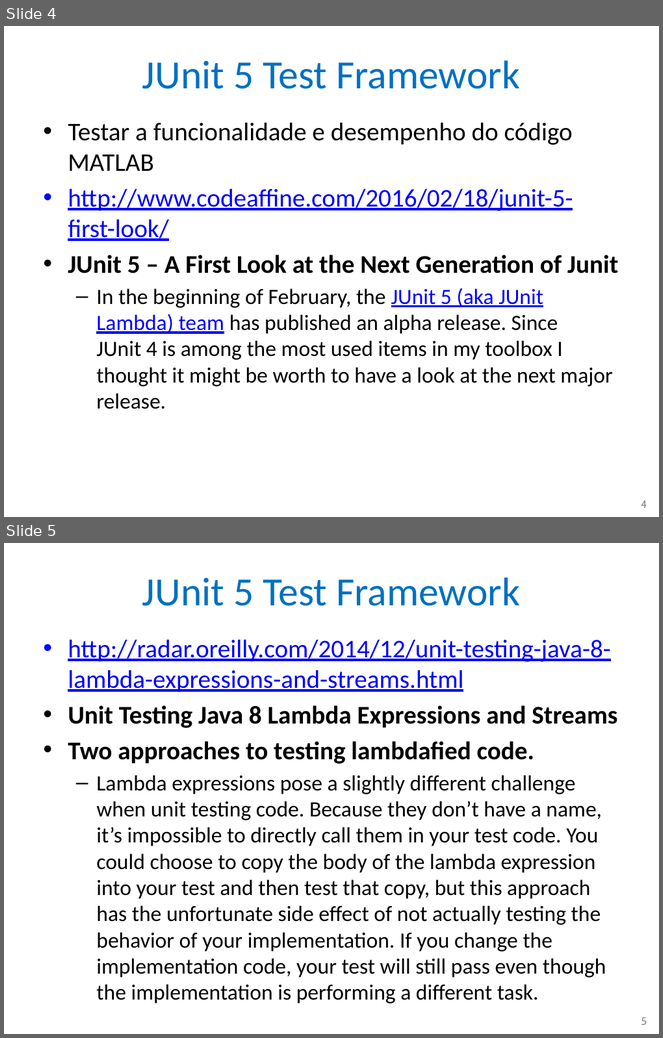
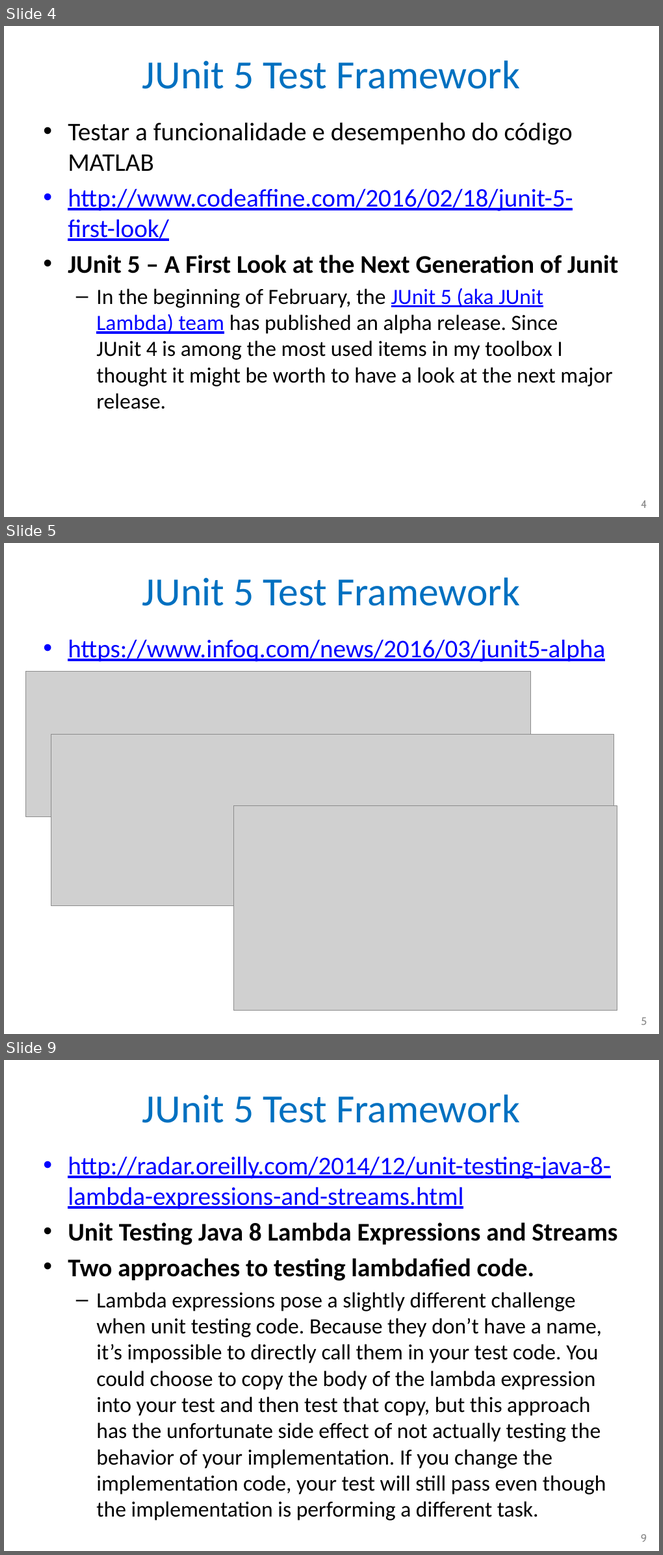
Before and after one commit to nascimentolwtn/INPE-CAP-385_DesenvolvimentoFrameworks, a slide deck: CAP385-00-Presentations/02-JUnit 5/02-JUnit 5.pptx. Shown one above the other, each under a label of ours: slides 4 and 5 before the commit, slides 4, 5 and 9 after it; the slides between them are not shown. The pictures are 663x1038 and 663x1555 pixels, drawn with LibreOffice and Linux fonts; fonts in the diff are those of the drawing; grey boxes stand for pictures. Boxes give left, top, right and bottom in pixels: in the first picture for what was removed or moved away, otherwise in the second. Text is boxed around its words. In the diff, an @@ line names an element or a change of style, - is before the commit and + after.

```diff
--- a/CAP385-00-Presentations/02-JUnit 5/02-JUnit 5.pptx
+++ b/CAP385-00-Presentations/02-JUnit 5/02-JUnit 5.pptx
@@ slide 5 added at [4,543,659,1034], background #FFFFFF @@
@@ title added at [142,577,520,606], 44 pt, text #0070C0 @@
+JUnit 5 Test Framework
@@ text added at [68,639,605,662], 28 pt, text #0000FF, underline @@
+• https://www.infoq.com/news/2016/03/junit5-alpha
@@ picture added at [26,672,531,817] @@
@@ picture added at [51,734,614,906] @@
@@ picture added at [233,806,617,1011] @@
@@ page number added at [641,1017,647,1025], 12 pt, text #8C8C8C @@
+5
@@ what was slide 5 is now slide 9 @@
@@ page number at [641,1534,648,1542]: text changed @@
-5
+9
```
Also in this commit, not shown: 3 other slides added.
